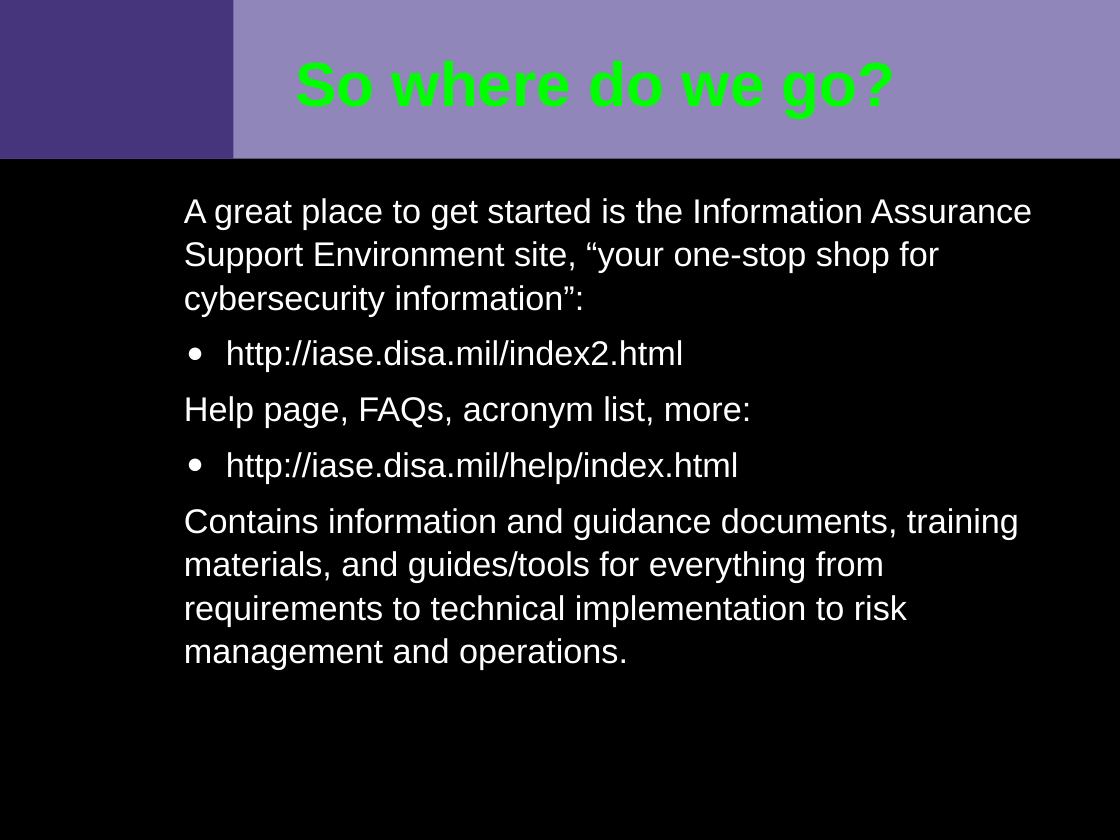
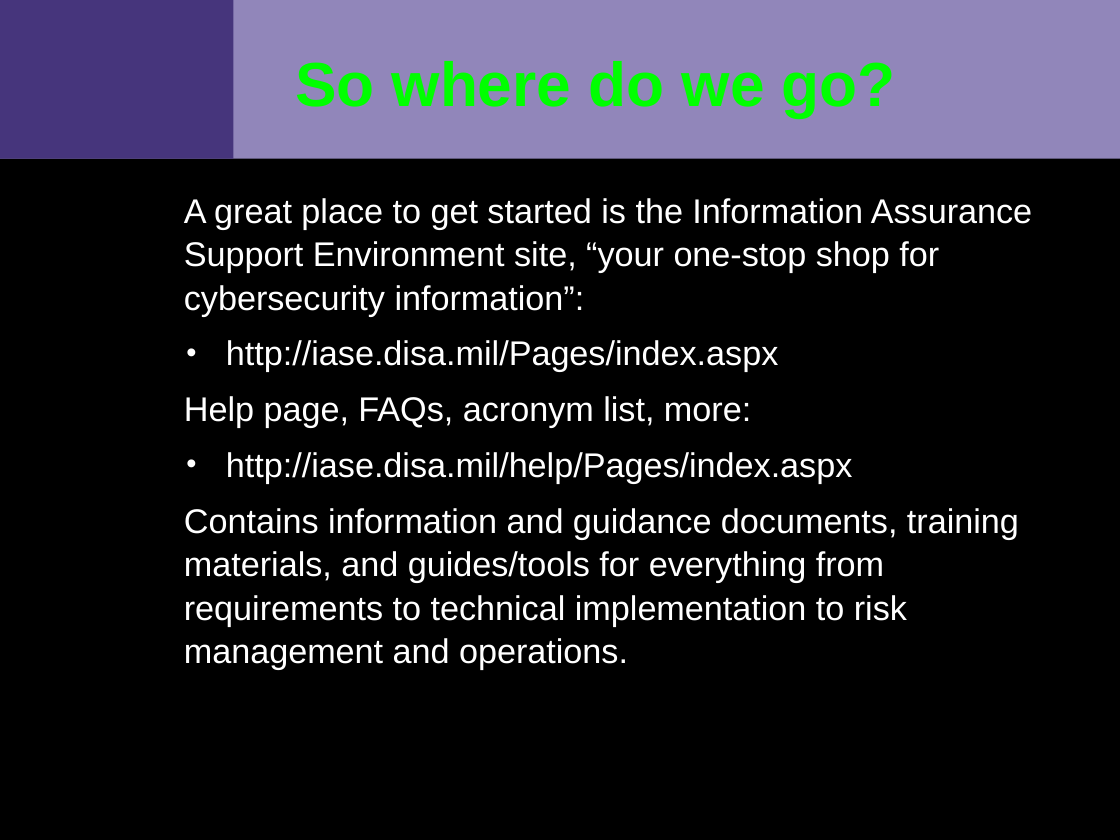
Before and after one commit to VCTLabs/elc2015-presentations, a slide deck: slide 4 of security_IoT/security_assessment_slides.odp. Drawn at 1120x840 pixels with LibreOffice and Linux fonts; fonts in the diff are those of the drawing; background and template pictures are left out. Boxes give left, top, right and bottom in pixels: in the first picture for what was removed or moved away, otherwise in the second. Text is boxed around its words. In the diff, an @@ line names an element or a change of style, - is before the commit and + after.

```diff
--- a/security_IoT/security_assessment_slides.odp
+++ b/security_IoT/security_assessment_slides.odp
@@ text at box(226, 340, 778, 372): text changed @@
-  ● http://iase.disa.mil/index2.html
+  • http://iase.disa.mil/Pages/index.aspx
@@ text at box(226, 452, 852, 483): text changed @@
-  ● http://iase.disa.mil/help/index.html
+  • http://iase.disa.mil/help/Pages/index.aspx
```
Also in this commit, not shown: 7 other slides changed, 1 other file.
